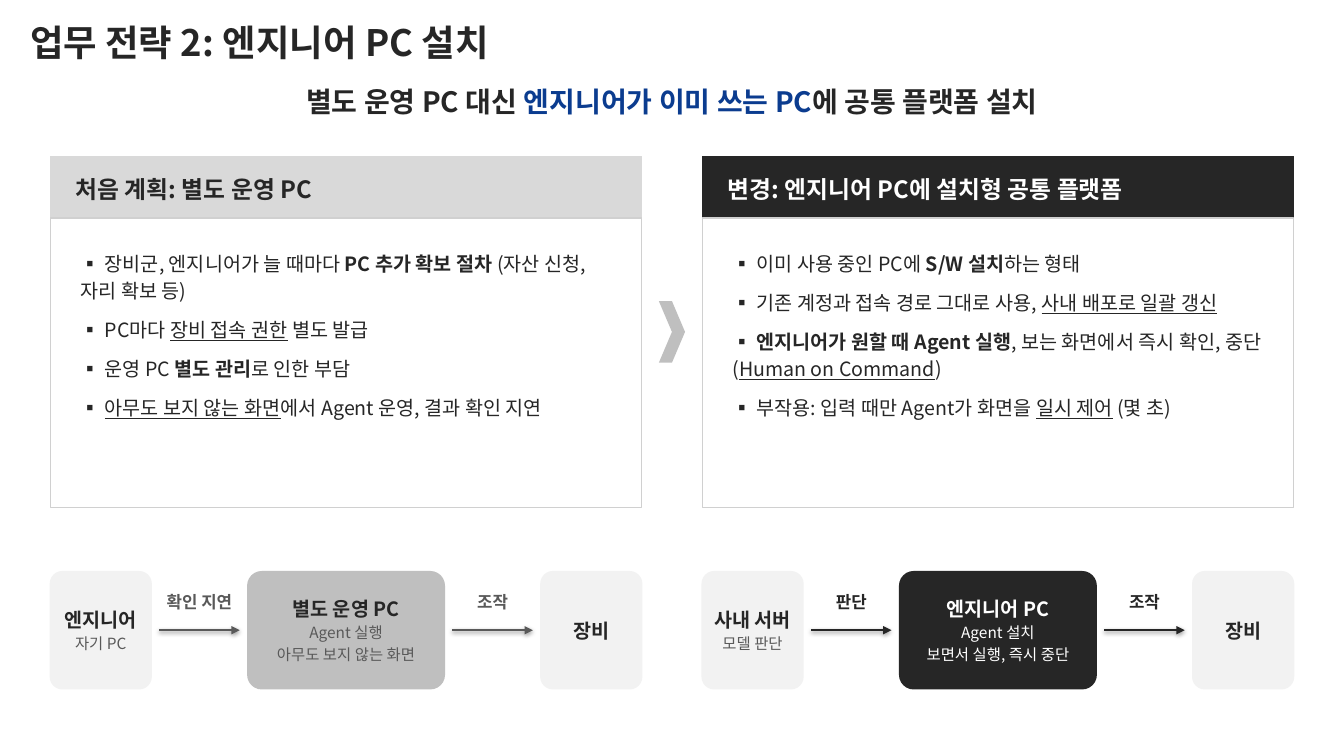
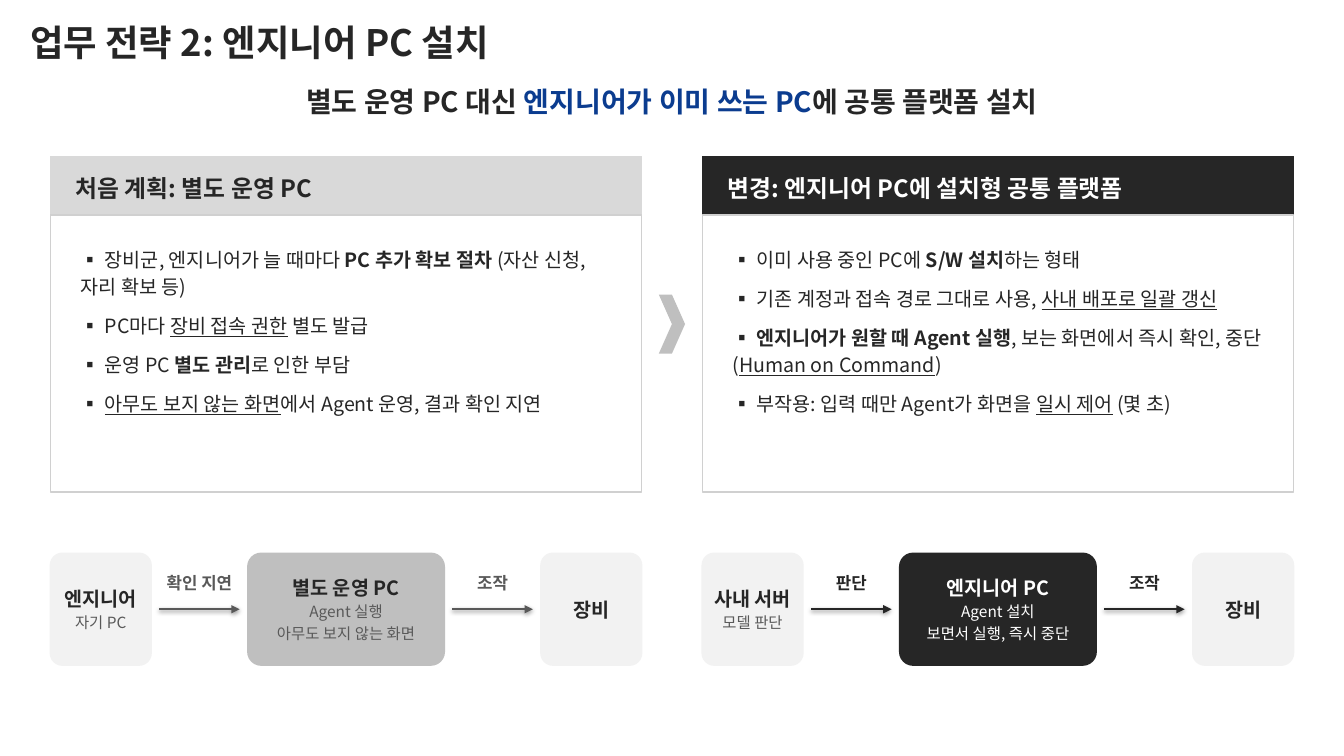
Before and after one commit to DarrenKoi/pm_notes, a slide deck: slide 5 of my-task/arc-tf/deliverables/arc-tf-proposal.pptx. Drawn at 1344x756 pixels with LibreOffice and Linux fonts; fonts in the diff are those of the drawing. Boxes give left, top, right and bottom in pixels: in the first picture for what was removed or moved away, otherwise in the second. Text is boxed around its words. In the diff, an @@ line names an element or a change of style, - is before the commit and + after.

```diff
--- a/my-task/arc-tf/deliverables/arc-tf-proposal.pptx
+++ b/my-task/arc-tf/deliverables/arc-tf-proposal.pptx
@@ rectangle: place and size @@
-rectangle at box(50, 218, 642, 507)
+rectangle at box(50, 215, 642, 492)
@@ rectangle: place and size @@
-rectangle at box(703, 218, 1295, 507)
+rectangle at box(703, 215, 1295, 492)
@@ text "▪ 장비군, 엔지니어가 늘 때마다 ...": place and size @@
-text "▪ 장비군, 엔지니어가 늘 때마다 ..." at box(81, 254, 586, 420)
+text "▪ 장비군, 엔지니어가 늘 때마다 ..." at box(81, 250, 586, 416)
@@ text "▪ 이미 사용 중인 PC에 ...": place and size @@
-text "▪ 이미 사용 중인 PC에 ..." at box(732, 254, 1261, 420)
+text "▪ 이미 사용 중인 PC에 ..." at box(732, 250, 1261, 416)
@@ chevron: place and size @@
-chevron at box(659, 301, 686, 363)
+chevron at box(659, 294, 686, 353)
@@ rounded rectangle: place and size @@
-rounded rectangle at box(50, 572, 151, 689)
+rounded rectangle at box(50, 554, 151, 665)
@@ text "엔지니어": place and size @@
-text "엔지니어" at box(65, 610, 137, 650)
+text "엔지니어" at box(65, 589, 137, 629)
@@ rounded rectangle: place and size @@
-rounded rectangle at box(248, 572, 445, 689)
+rounded rectangle at box(248, 554, 445, 665)
@@ text "별도 운영 PC": place and size @@
-text "별도 운영 PC" at box(277, 599, 415, 661)
+text "별도 운영 PC" at box(277, 578, 415, 640)
@@ rounded rectangle: place and size @@
-rounded rectangle at box(541, 572, 642, 689)
+rounded rectangle at box(541, 554, 642, 665)
@@ text "장비": place and size @@
-text "장비" at box(573, 621, 609, 640)
+text "장비" at box(573, 600, 609, 619)
@@ rounded rectangle: place and size @@
-rounded rectangle at box(703, 572, 804, 689)
+rounded rectangle at box(703, 554, 804, 665)
@@ text "사내 서버": place and size @@
-text "사내 서버" at box(714, 610, 791, 650)
+text "사내 서버" at box(714, 589, 791, 629)
@@ rounded rectangle: place and size @@
-rounded rectangle at box(900, 572, 1097, 689)
+rounded rectangle at box(900, 554, 1097, 665)
@@ text "엔지니어 PC": place and size @@
-text "엔지니어 PC" at box(927, 599, 1069, 663)
+text "엔지니어 PC" at box(927, 578, 1069, 642)
@@ rounded rectangle: place and size @@
-rounded rectangle at box(1193, 572, 1294, 689)
+rounded rectangle at box(1193, 554, 1294, 665)
@@ text "장비": place and size @@
-text "장비" at box(1225, 621, 1261, 640)
+text "장비" at box(1225, 600, 1261, 619)
@@ 4 texts, 4 arrows: place and size @@
-4 texts, 4 arrows at box(159, 594, 1185, 630)
+4 texts, 4 arrows at box(159, 575, 1185, 609)
```
Also in this commit, not shown: 8 other slides changed, 4 other files.
